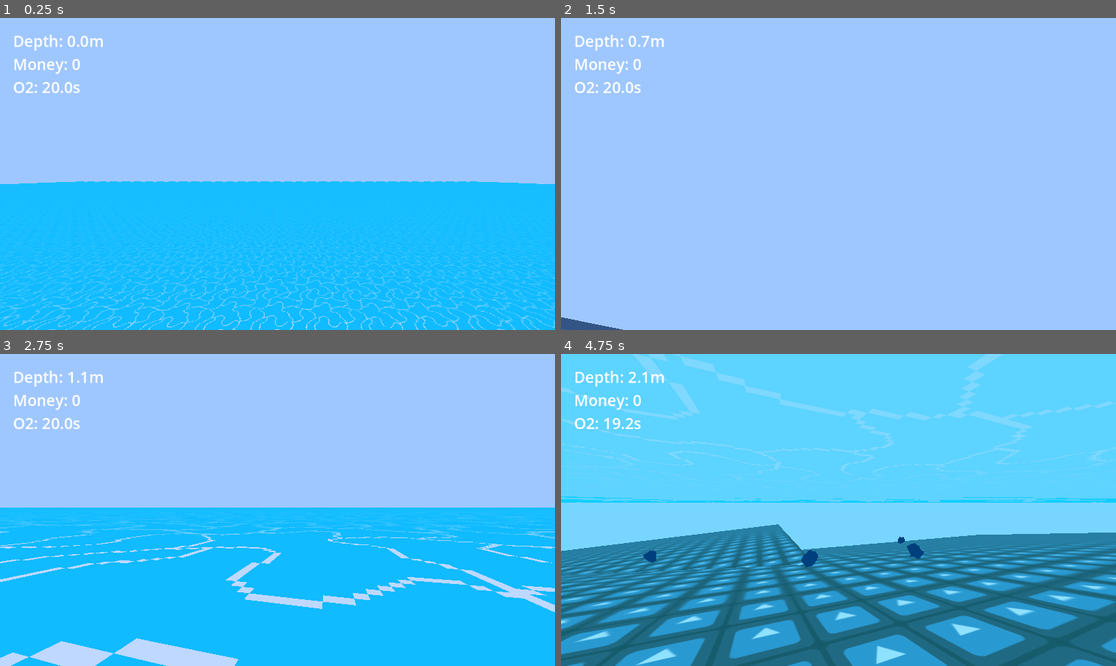
Above: before the commit, frames 1-4 (two rows, left to right).
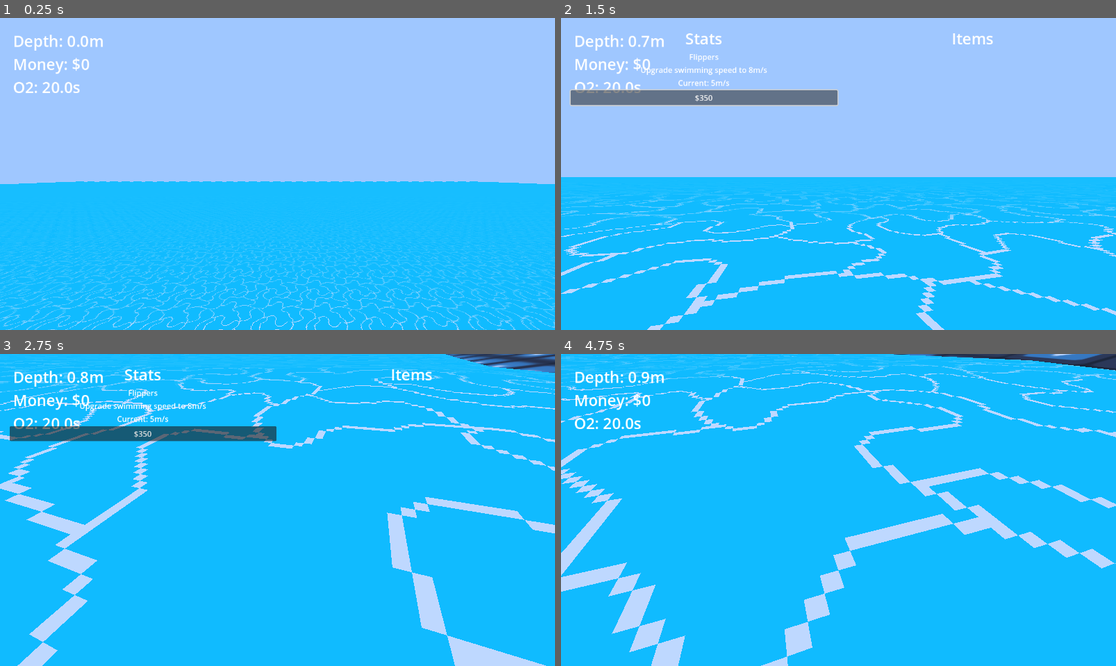
Above: after the commit, the same moments.

Repository: UglyDucklingGames/GameOff2025
Game: Godot game, scene res://scenes/main.tscn
Two runs of this game, one before a commit and one after it. Both use one fixed random seed, a clock stepped at 60 frames per second and the inputs below. The engine's default icon, where the game draws it, is replaced by a stand-in: a white triangle on a blue panel in a dark square.
Inputs (mouse positions are in pixels of both pictures, inside the frame that each line leads up to):
- Up to frame 1 (0.25 s): no input
- Up to frame 2 (1.5 s): move the mouse to (866, 174) at 0.52 s; hold W (move_forward) 0.53-1.25 s; tap Tab (temp_shop, bound only after the commit) at 0.6, 0.77, 1.07 s; click (705, 99) at 1.25 s, where only the run after the commit has a clickable "$350"
- Up to frame 3 (2.75 s): move the mouse to (249, 510) at 2.02 s; hold W (move_forward) from 2.03 s (still down); click (249, 510) at 2.1 s; tap Tab (temp_shop, bound only after the commit) at 2.27, 2.3, 2.57 s
- Up to frame 4 (4.75 s): keep holding W (move_forward); move the mouse to (849, 503) at 2.77 s; tap Tab (temp_shop, bound only after the commit) at 2.85, 3.77, 3.8, 4.07, 4.35, 4.52 s; move the mouse to (832, 516) at 3.52 s; click (832, 516) at 3.6 s; move the mouse to (877, 513) at 4.27 s

The runs differ from the first frame. In frame 1, less than 0.1% of the frame differs, in the area x 13-17%, y 12-17%; in frame 2, 52%; in frame 3, 58%; in frame 4, 99%, in the area x 0-100%, y 0-100%.

Commit message:
Shop, Stats, and Speed Tiers

Diff:
--- /dev/null
+++ b/data/player/stat_speed_tiers.json
@@ -0,0 +1,8 @@
+{
+	"stats":
+	[
+		{"name":"Base", "data": 5, "value": 0},
+		{"name":"Flippers", "data": 8, "value": 350},
+		{"name":"Ultra Divers", "data": 10, "value": 800}
+	]
+}
--- a/globals/player_data.gd
+++ b/globals/player_data.gd
@@ -5,9 +5,25 @@
 ## Add money to the player's bank.
 func add_money(value:int) -> void:
 	_money += max(value, 0) # add to running money count (if above 0)
+## Remove money from the player's bank.
+func subtract_money(value:int) -> void:
+	_money -= max(value, 0) # remove from running money count (if above 0)
 ## Get player's total money.
 func get_money() -> int:
 	return _money
 ## Reset player's total money.
 func reset_money() -> void:
 	_money = 0
+
+
+# Stats
+var _stat_speed:Stat = Stat.new("res://data/player/stat_speed_tiers.json", "swimming speed", "m/s")
+
+var _stats:Array[Stat] = [ # array of all stats
+	_stat_speed
+]
+
+func get_stats() -> Array[Stat]:
+	return _stats.duplicate() # disallow modification
+func get_stat_speed() -> Stat:
+	return _stat_speed
--- a/objects/entities/player/player_controller.gd
+++ b/objects/entities/player/player_controller.gd
@@ -4,9 +4,9 @@
 const MOUSE_SENS:float = 0.25
 const VLOOK_BOUNDS:float = 89.9 # vertical look bounds
 
-const BASE_SPEED:float = 5.0 # default movement speed m/s.
 const ACCEL_WATER:float = 5.0
 const ACCEL_LAND:float = 10.0
+const LAND_SPEED:float = 5.0
 
 const GRAVITY_WATER:float = -0.5 # was -1.0
 const JUMP_FORCE:float = 5.0
@@ -14,7 +14,7 @@
 const HEIGHT:float = 1.75
 
 const LUNG_OXYGEN_MAX:float = 5.0
-const BASE_OXYGEN:float = 20.0
+const BASE_OXYGEN:float = 20.0 # TODO remove this once stat is added
 const OXYGEN_REPLENISH_RATE:float = 5.0
 
 # Object references
@@ -27,11 +27,14 @@
 @onready var interact_ray: RayCast3D = %InteractRay
 @onready var interact_text: Label = %InteractText
 
+# Stats
+var stat_speed:Stat = PlayerData.get_stat_speed()
+
 var debug_mode:bool = false
 
 var in_water:bool = true
 var head_in_water:bool = true
-var speed:float = BASE_SPEED
+var swim_speed:float = stat_speed.get_current_data()
 
 var depth:float
 
@@ -45,6 +48,14 @@
 
 	debug_mode = OS.has_feature("debug")
 
+	_initialise_stats()
+
+
+func _initialise_stats() -> void:
+	stat_speed.upgraded.connect(func() -> void:
+		swim_speed = stat_speed.get_current_data()
+		print(swim_speed))
+
 
 func _physics_process(delta: float) -> void:
 	_process_input()
@@ -60,7 +71,7 @@
 	# Depth guage
 	depth = Water.get_depth(global_position.y)
 	depth_guage.text = "Depth: " + "%.1f" % depth + "m"
-	depth_guage.text += "\nMoney: " + str(PlayerData.get_money())
+	depth_guage.text += "\nMoney: $" + str(PlayerData.get_money())
 	depth_guage.text += "\nO2: " + "%.1f" % oxygen + "s"
 
 	_process_interaction()
@@ -154,7 +165,7 @@
 		current_gravity = 0.0
 
 	# Acceleration
-	velocity = velocity.lerp((dir*speed) + Vector3(0,current_gravity,0), ACCEL_WATER*delta)
+	velocity = velocity.lerp((dir*swim_speed) + Vector3(0,current_gravity,0), ACCEL_WATER*delta)
 
 	move_and_slide()
 
@@ -174,8 +185,8 @@
 			velocity.y = JUMP_FORCE
 
 	# Acceleration
-	velocity.x = lerpf(velocity.x, dir.x*speed, ACCEL_LAND*delta)
-	velocity.z = lerpf(velocity.z, dir.z*speed, ACCEL_LAND*delta)
+	velocity.x = lerpf(velocity.x, dir.x*LAND_SPEED, ACCEL_LAND*delta)
+	velocity.z = lerpf(velocity.z, dir.z*LAND_SPEED, ACCEL_LAND*delta)
 
 	move_and_slide()
 
--- a/objects/entities/player/player_controller.tscn
+++ b/objects/entities/player/player_controller.tscn
@@ -1,6 +1,7 @@
-[gd_scene load_steps=3 format=3 uid="uid://durgj0plulxl3"]
+[gd_scene load_steps=4 format=3 uid="uid://durgj0plulxl3"]
 
 [ext_resource type="Script" uid="uid://0ip585vtfqwm" path="res://objects/entities/player/player_controller.gd" id="1_7ffag"]
+[ext_resource type="PackedScene" uid="uid://j8l5ievy76ht" path="res://scenes/ui/shop/shop_interface.tscn" id="2_rv326"]
 
 [sub_resource type="BoxShape3D" id="BoxShape3D_7ffag"]
 size = Vector3(0.75, 1.75, 0.75)
@@ -72,3 +73,6 @@
 theme_override_font_sizes/font_size = 32
 horizontal_alignment = 1
 vertical_alignment = 1
+
+[node name="ShopInterface" parent="UI" instance=ExtResource("2_rv326")]
+mouse_filter = 2
--- a/project.godot
+++ b/project.godot
@@ -107,6 +107,16 @@
 "events": [Object(InputEventMouseButton,"resource_local_to_scene":false,"resource_name":"","device":-1,"window_id":0,"a …(253 unchanged characters)…
 ]
 }
+temp_shop={
+"deadzone": 0.2,
+"events": [Object(InputEventKey,"resource_local_to_scene":false,"resource_name":"","device":-1,"window_id":0,"alt_pressed":false,"shift_pressed":false,"ctrl_pressed":false,"meta_pressed":false,"pressed":false,"keycode":0,"physical_keycode":4194306,"key_label":0,"unicode":0,"location":0,"echo":false,"script":null)
+]
+}
+debug_instabuy={
+"deadzone": 0.2,
+"events": [Object(InputEventKey,"resource_local_to_scene":false,"resource_name":"","device":-1,"window_id":0,"alt_pressed":false,"shift_pressed":false,"ctrl_pressed":false,"meta_pressed":false,"pressed":false,"keycode":0,"physical_keycode":73,"key_label":0,"unicode":105,"location":0,"echo":false,"script":null)
+]
+}
 
 [layer_names]
 
--- /dev/null
+++ b/scenes/ui/shop/shop_interface.gd
@@ -0,0 +1,40 @@
+extends Control
+
+var stats_button:PackedScene = load("res://scenes/ui/shop/shop_stats_button.tscn")
+@onready var stats_container: VBoxContainer = %Stats
+
+var _enabled:bool = false
+
+
+func _ready() -> void:
+	_create_stat_buttons()
+
+	set_enabled(false)
+
+
+## Create an upgrade button for each extant stat.
+func _create_stat_buttons() -> void:
+	var stats:Array[Stat] = PlayerData.get_stats()
+
+	for n:int in stats.size():
+		var sb:ShopStatsButton = stats_button.instantiate()
+		stats_container.add_child(sb)
+
+		sb.set_stat(stats[n])
+
+
+## Enable or disable the shop.
+func set_enabled(to:bool) -> void:
+	_enabled = to
+
+	visible = _enabled
+
+	if _enabled:
+		Input.mouse_mode = Input.MOUSE_MODE_VISIBLE
+	else:
+		Input.mouse_mode = Input.MOUSE_MODE_CAPTURED
+
+
+func _physics_process(_delta: float) -> void:
+	if Input.is_action_just_pressed(&"temp_shop"):
+		set_enabled(!_enabled)
--- /dev/null
+++ b/scenes/ui/shop/shop_interface.tscn
@@ -0,0 +1,48 @@
+[gd_scene load_steps=2 format=3 uid="uid://j8l5ievy76ht"]
+
+[ext_resource type="Script" uid="uid://b7bxu71ve43xe" path="res://scenes/ui/shop/shop_interface.gd" id="1_cgj27"]
+
+[node name="ShopInterface" type="Control"]
+layout_mode = 3
+anchors_preset = 15
+anchor_right = 1.0
+anchor_bottom = 1.0
+grow_horizontal = 2
+grow_vertical = 2
+script = ExtResource("1_cgj27")
+
+[node name="MarginContainer" type="MarginContainer" parent="."]
+layout_mode = 1
+anchors_preset = 15
+anchor_right = 1.0
+anchor_bottom = 1.0
+grow_horizontal = 2
+grow_vertical = 2
+theme_override_constants/margin_left = 20
+theme_override_constants/margin_top = 20
+theme_override_constants/margin_right = 20
+theme_override_constants/margin_bottom = 20
+
+[node name="HBoxContainer" type="HBoxContainer" parent="MarginContainer"]
+layout_mode = 2
+
+[node name="Stats" type="VBoxContainer" parent="MarginContainer/HBoxContainer"]
+unique_name_in_owner = true
+layout_mode = 2
+size_flags_horizontal = 3
+
+[node name="Label" type="Label" parent="MarginContainer/HBoxContainer/Stats"]
+layout_mode = 2
+theme_override_font_sizes/font_size = 32
+text = "Stats"
+horizontal_alignment = 1
+
+[node name="Items" type="VBoxContainer" parent="MarginContainer/HBoxContainer"]
+layout_mode = 2
+size_flags_horizontal = 3
+
+[node name="Label" type="Label" parent="MarginContainer/HBoxContainer/Items"]
+layout_mode = 2
+theme_override_font_sizes/font_size = 32
+text = "Items"
+horizontal_alignment = 1
--- /dev/null
+++ b/scenes/ui/shop/shop_stats_button.gd
@@ -0,0 +1,45 @@
+class_name ShopStatsButton extends VBoxContainer
+
+@onready var upgrade_name: Label = %UpgradeName
+@onready var new_stat: Label = %NewStat
+@onready var current_stat: Label = %CurrentStat
+@onready var buy_button: Button = %BuyButton
+
+var _stat:Stat
+var _price:int
+
+## Set stat and update text.
+func set_stat(stat:Stat) -> void:
+	_stat = stat
+	update_text()
+
+## Update buy button text.
+func update_text() -> void:
+	var index:int = _stat.get_current_stat_level()+1
+
+	if !_stat.is_fully_upgraded():
+		# Next upgrade
+		upgrade_name.text = _stat.get_name_at(index)
+		new_stat.text = "Upgrade "+_stat.get_stat_name()+ " to " + _stat.get_data_at_as_string(index) + _stat.get_units_string()
+		buy_button.text = _stat.get_price_at_as_string(index)
+	else:
+		upgrade_name.text = _stat.get_stat_name().capitalize() # show name of stat
+		new_stat.text = "No upgrades available"
+		buy_button.hide() # hide buy button
+
+	# Current value
+	current_stat.text = "Current: " + _stat.get_current_data_as_string() + _stat.get_units_string()
+
+	_price = int(_stat.get_price_at(index))
+
+
+func _on_buy_button_pressed() -> void:
+	# Buy upgrade
+	if PlayerData.get_money() >= _price:
+		PlayerData.subtract_money(_price)
+		_stat.upgrade()
+		update_text()
+	# Get upgrade instantly
+	elif Input.is_action_pressed(&"debug_instabuy") and OS.has_feature("debug"):
+		_stat.upgrade()
+		update_text()
--- /dev/null
+++ b/scenes/ui/shop/shop_stats_button.tscn
@@ -0,0 +1,33 @@
+[gd_scene load_steps=2 format=3 uid="uid://nvqim2g6bnhp"]
+
+[ext_resource type="Script" uid="uid://befpcxvoddiaw" path="res://scenes/ui/shop/shop_stats_button.gd" id="1_3e1bm"]
+
+[node name="ShopStatsButton" type="VBoxContainer"]
+offset_right = 40.0
+offset_bottom = 40.0
+script = ExtResource("1_3e1bm")
+
+[node name="UpgradeName" type="Label" parent="."]
+unique_name_in_owner = true
+layout_mode = 2
+text = "Upgrade Name"
+horizontal_alignment = 1
+
+[node name="NewStat" type="Label" parent="."]
+unique_name_in_owner = true
+layout_mode = 2
+text = "Upgrade STAT to VALUEunit"
+horizontal_alignment = 1
+
+[node name="CurrentStat" type="Label" parent="."]
+unique_name_in_owner = true
+layout_mode = 2
+text = "Current: VALUEunit"
+horizontal_alignment = 1
+
+[node name="BuyButton" type="Button" parent="."]
+unique_name_in_owner = true
+layout_mode = 2
+text = "$1000"
+
+[connection signal="pressed" from="BuyButton" to="." method="_on_buy_button_pressed"]
--- /dev/null
+++ b/scripts/stat.gd
@@ -0,0 +1,103 @@
+## Handler for a statistic
+class_name Stat extends RefCounted
+
+signal upgraded
+
+var _stat_name:String = "stat name" # e.g speed
+var _units_string:String = " units" # e.g m/s
+var _number_formatting:String = "%1d" # formatting for stat values
+
+var _data:Array
+var _current_stat_level:int = 0 # progression level of stat
+
+
+## Create a new stat.
+## [br][br]
+## [param data_filepath] Path to JSON data file.
+## [br][br]
+## [param stat_name] Name of the stat e.g. "speed", "health".
+## [br][br]
+## [param units_string] Unit string format e.g. " seconds", "m/s".
+## [br][br]
+## [param number_formatiing] Formatting for stat values.
+func _init
+(
+	data_filepath:String,
+	stat_name:String,
+	units_string:String = " units",
+	number_formatting:String = "%1d"
+) -> void:
+
+	# Set stat values
+	_stat_name = stat_name
+	_units_string = units_string
+	_number_formatting = number_formatting
+
+	_data = JSONParser.parse(data_filepath)["stats"] # get data
+
+
+## Upgrade this stat by one level.
+func upgrade() -> void:
+	if !is_fully_upgraded():
+		_current_stat_level += 1
+		upgraded.emit() # emit signal
+
+func is_fully_upgraded() -> bool:
+	return _current_stat_level + 1 >= _data.size()
+
+
+## Get raw data value for the current statistic.
+func get_current_data() -> float:
+	return _data[_current_stat_level]["data"]
+
+## Get raw data value at a specific index.
+func get_data_at(index:int) -> float:
+	if index <= 0 or index >= _data.size(): return 0.0 # if invalid index
+	return _data[index]["data"]
+
+## Get current data value as a formatted string.
+func get_current_data_as_string() -> String:
+	return _number_formatting%get_current_data()
+
+## Get data value at a specific index as a formatted string.
+func get_data_at_as_string(index:int) -> String:
+	return _number_formatting%get_data_at(index)
+
+
+## Get name for the current statistic.
+func get_current_name() -> String:
+	return _data[_current_stat_level]["name"]
+
+## Get name at a specific index.
+func get_name_at(index:int) -> String:
+	if index <= 0 or index >= _data.size(): return "" # if invalid index
+	return _data[index]["name"]
+
+
+## Get price value for the current statistic.
+func get_current_price() -> float:
+	return _data[_current_stat_level]["value"]
+
+## Get price value at a specific index.
+func get_price_at(index:int) -> float:
+	if index <= 0 or index >= _data.size(): return 0.0 # if invalid index
+	return _data[index]["value"]
+
+## Get current price value as a formatted string.
+func get_current_price_as_string() -> String:
+	return "$" + "%1d"%get_current_price()
+
+## Get price value at a specific index as a formatted string.
+func get_price_at_as_string(index:int) -> String:
+	return "$" + "%1d"%get_price_at(index)
+
+
+
+# -- Private variable getters --
+
+func get_stat_name() -> String:
+	return _stat_name
+func get_units_string() -> String:
+	return _units_string
+func get_current_stat_level() -> int:
+	return _current_stat_level
Not shown, added: scenes/ui/shop/shop_interface.gd.uid
Not shown, added: scenes/ui/shop/shop_stats_button.gd.uid
Not shown, added: scripts/stat.gd.uid
